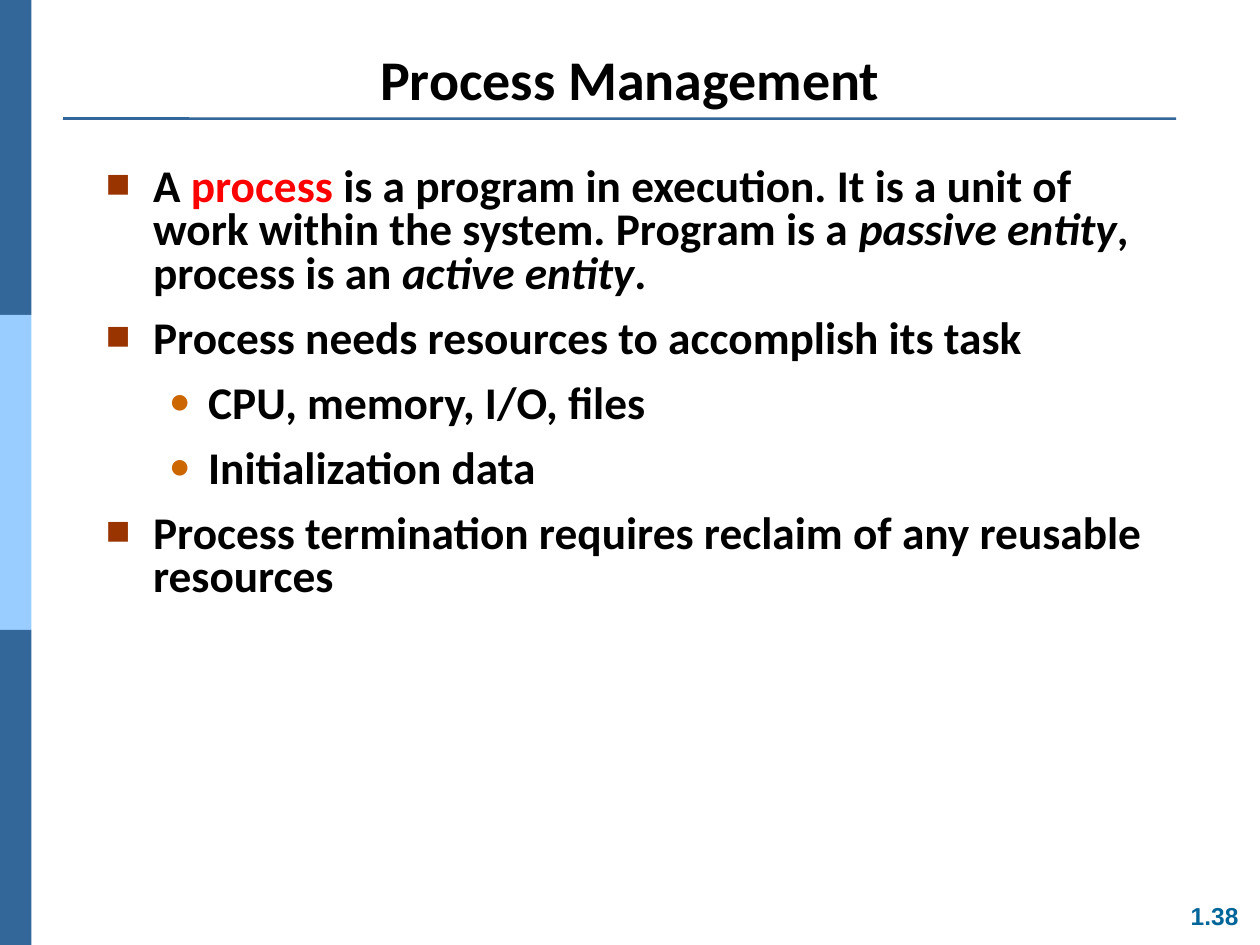
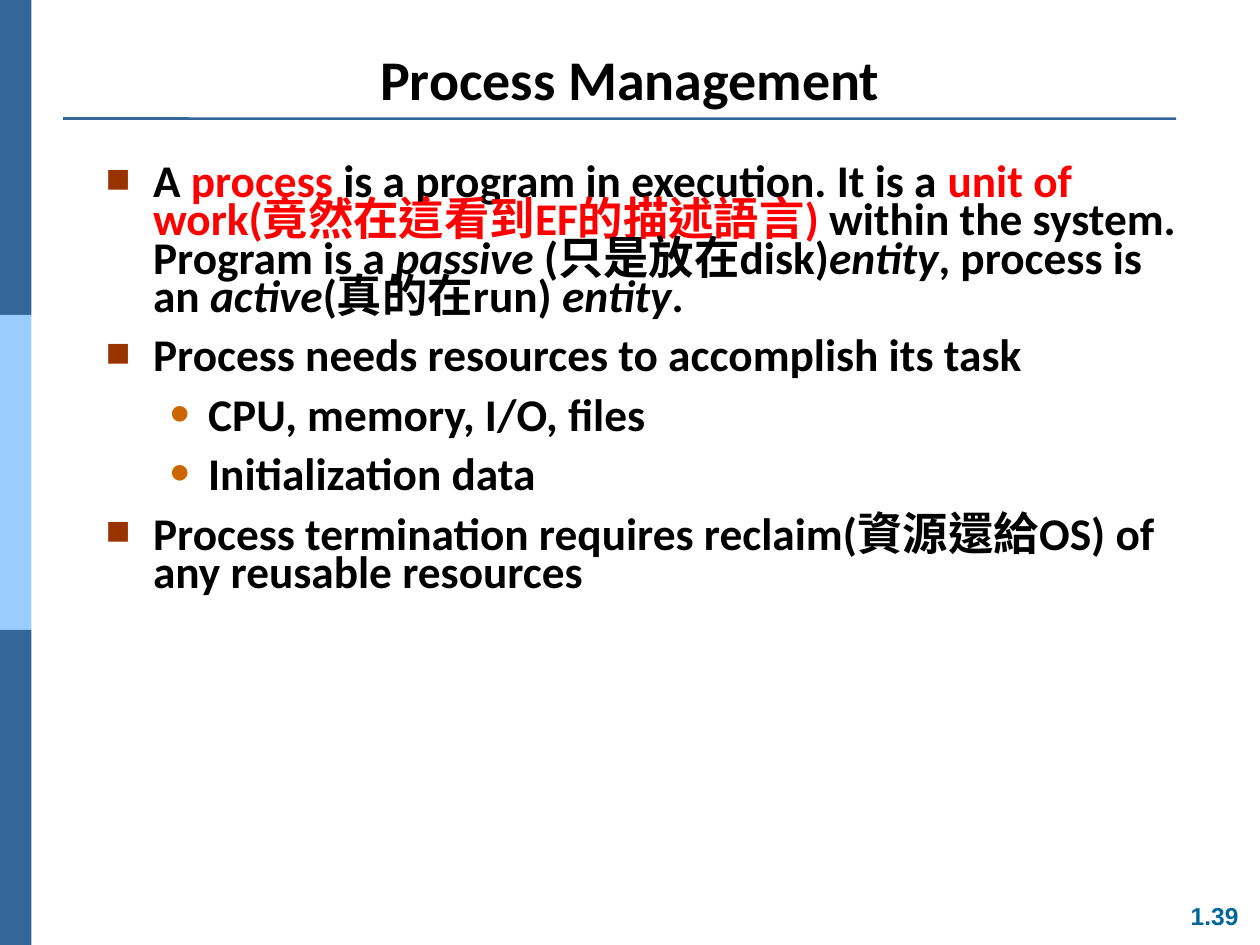
Before and after one commit to Yang09701194/OS_Learning, a slide deck: slide 39 of ch01.ppt (slide 38 before the commit). Drawn at 1260x945 pixels with LibreOffice and Linux fonts; fonts in the diff are those of the drawing. Boxes give left, top, right and bottom in pixels: in the first picture for what was removed or moved away, otherwise in the second. Text is boxed around its words. In the diff, an @@ line names an element or a change of style, - is before the commit and + after.

```diff
--- a/ch01.ppt
+++ b/ch01.ppt
@@ text at <box>153,165,1176,319</box>: text changed @@
-■ A process is a program in execution. It is a unit of work within the system. Program is a passive entity, process is an active entity.
+■ A process is a program in execution. It is a unit of work(竟然在這看到EF的描述語言) within the system. Program is a passive (只是放在disk)entity, process is an active(真的在run) entity.
@@ text at <box>153,339,1021,491</box>: line spacing 0.8 to 0.7 @@
@@ text at <box>153,512,1155,595</box>: text changed @@
-■ Process termination requires reclaim of any reusable resources
+■ Process termination requires reclaim(資源還給OS) of any reusable resources
@@ page number at <box>1191,908,1239,926</box>: text changed @@
-1.38
+1.39
```
Also in this commit, not shown: 8 other slides changed, 1 slide added.
